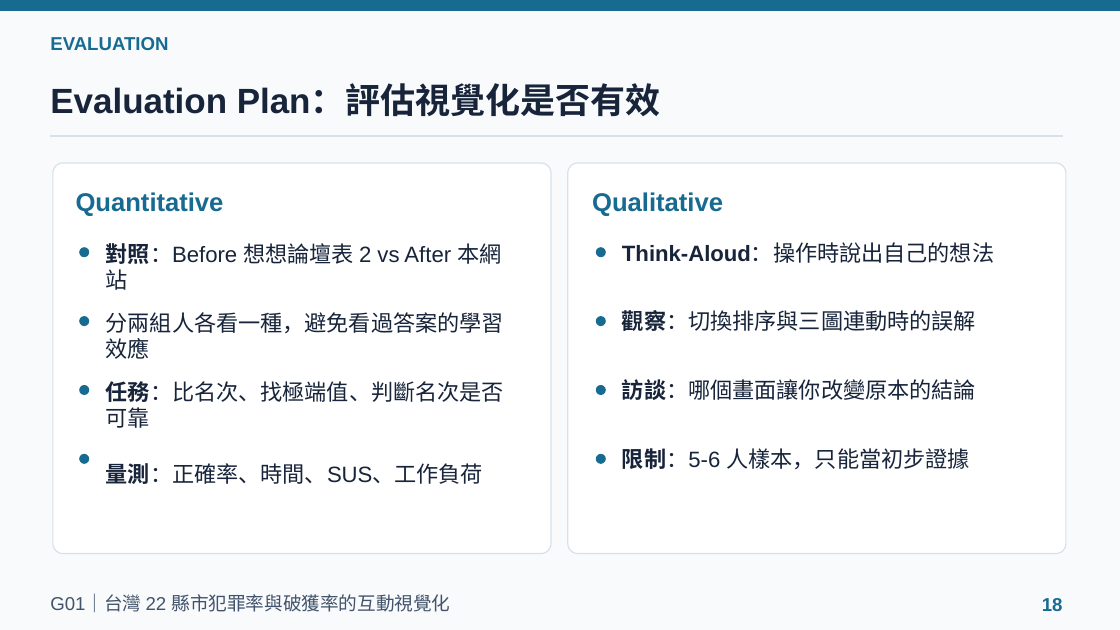
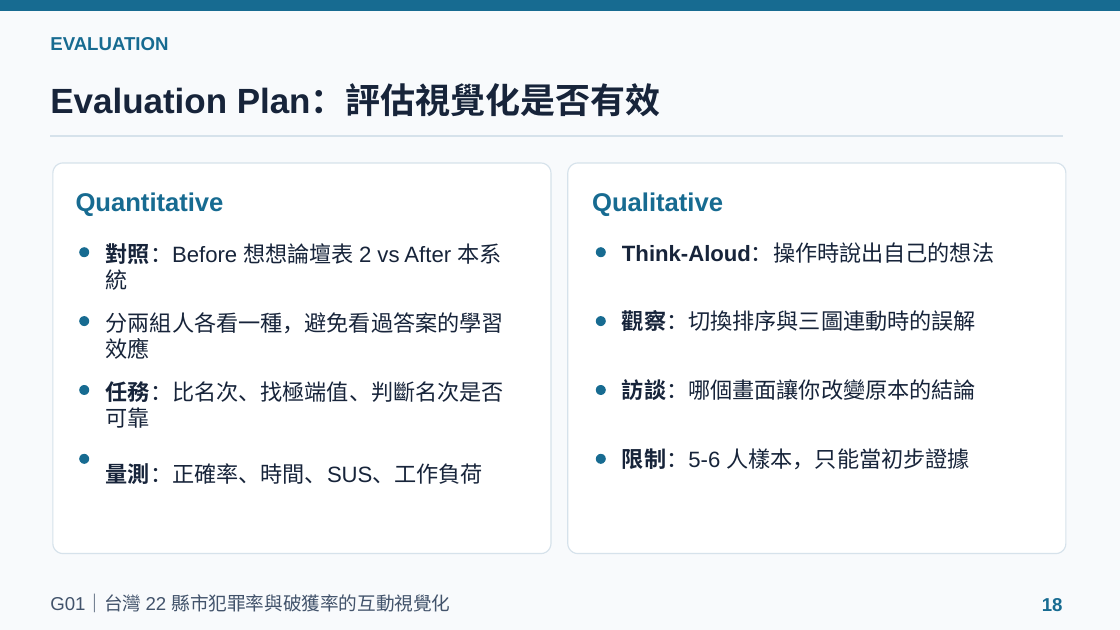
Before and after one commit to powerkaifu/taiwan-crime-rate-vis, a slide deck: slide 18 of docs/VIS_Final_Proposal_G01.pptx. Drawn at 1120x630 pixels with LibreOffice and Linux fonts; fonts in the diff are those of the drawing. Boxes give left, top, right and bottom in pixels: in the first picture for what was removed or moved away, otherwise in the second. Text is boxed around its words. In the diff, an @@ line names an element or a change of style, - is before the commit and + after.

```diff
--- a/docs/VIS_Final_Proposal_G01.pptx
+++ b/docs/VIS_Final_Proposal_G01.pptx
@@ text at (x1=106, y1=243, x2=501, y2=290): text changed @@
-對照：Before 想想論壇表 2 vs After 本網站
+對照：Before 想想論壇表 2 vs After 本系統
```
Also in this commit, not shown: 1 other slide changed.
